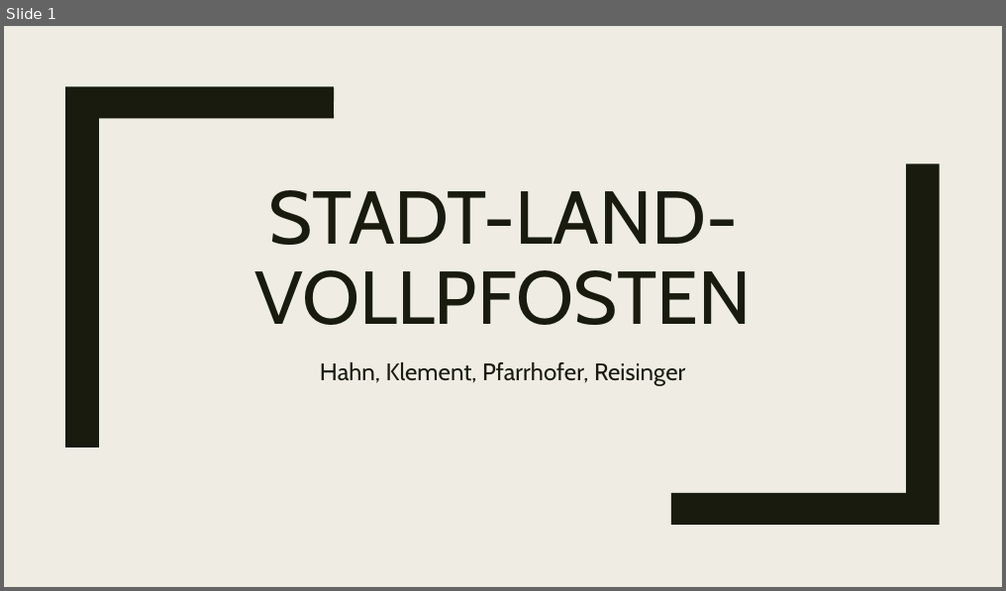
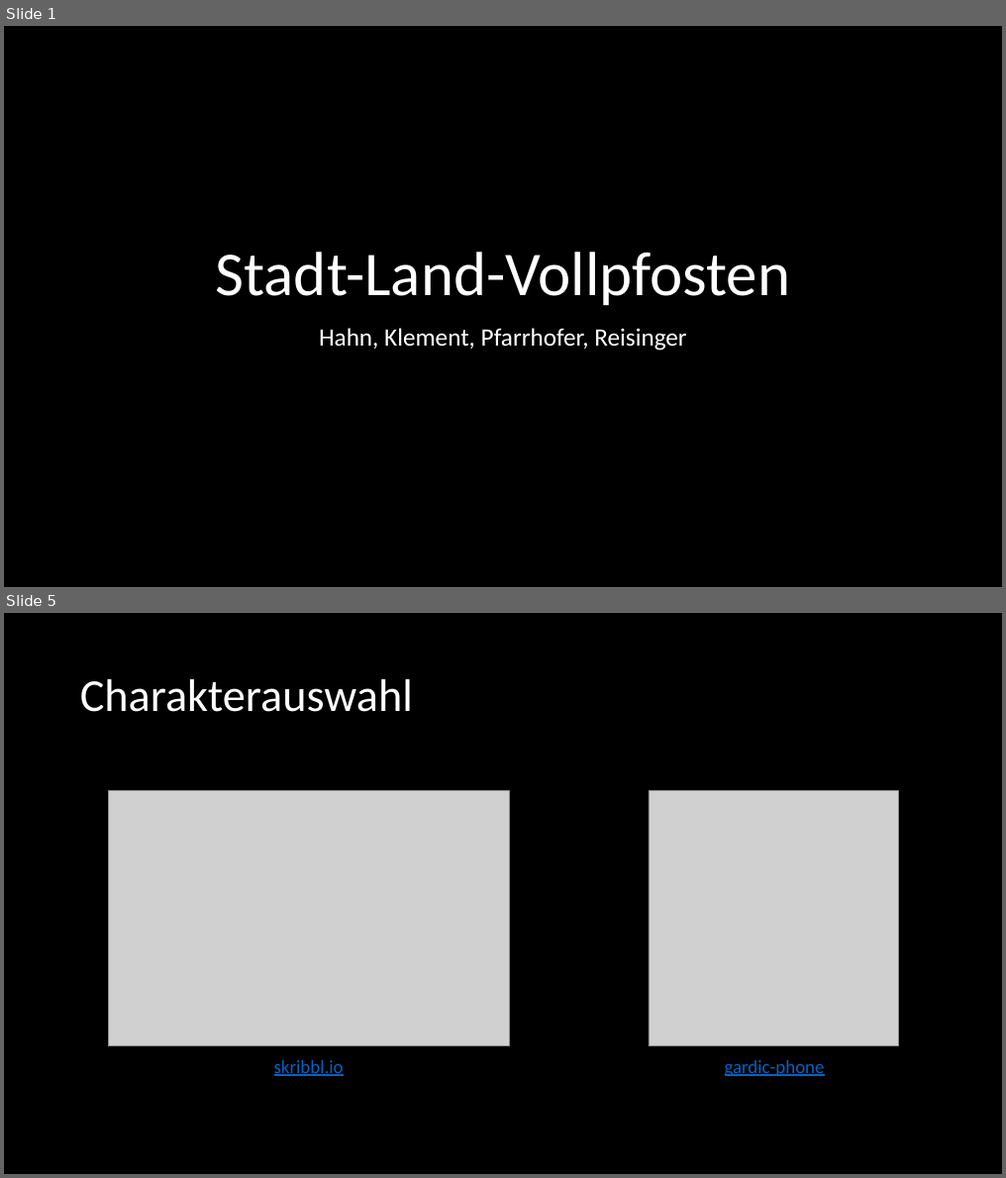
Before and after one commit to pfarrhoferphilip/Stadt-Land-Vollpfosten-Online, a slide deck: Dokumentation/Präsentation.pptx. Shown one above the other, each under a label of ours: slide 1 before the commit, slides 1 and 5 after it; the slides between them are not shown. The pictures are 1006x591 and 1006x1178 pixels, drawn with LibreOffice and Linux fonts; fonts in the diff are those of the drawing; grey boxes stand for pictures. Boxes give left, top, right and bottom in pixels: in the first picture for what was removed or moved away, otherwise in the second. Text is boxed around its words. In the diff, an @@ line names an element or a change of style, - is before the commit and + after.

```diff
--- a/Dokumentation/Präsentation.pptx
+++ b/Dokumentation/Präsentation.pptx
@@ slide 5 added at bbox=[4, 613, 1002, 1174], background #000000 @@
@@ title added at bbox=[80, 679, 413, 712], 44 pt, text #FFFFFF @@
+Charakterauswahl
@@ picture added at bbox=[108, 791, 509, 1048] @@
@@ picture added at bbox=[648, 791, 898, 1048] @@
@@ text added at bbox=[274, 1060, 344, 1076], 18 pt, text #0563C1, underline @@
+skribbl.io
@@ text added at bbox=[725, 1060, 825, 1076], 18 pt, text #0563C1, underline @@
+gardic-phone
@@ slide 1 changed as well @@
@@ background #EFEDE3 to #000000 @@
@@ freeform shape removed at bbox=[65, 86, 334, 448] @@
@@ freeform shape removed at bbox=[672, 164, 940, 525] @@
@@ title at bbox=[216, 252, 791, 305]: text changed; size 72 to 60 pt; font Cabin to Calibri; text colour #191B0E to #FFFFFF @@
-STADT-LAND-VOLLPFOSTEN
+Stadt-Land-Vollpfosten
@@ subtitle "Hahn, Klement, Pfarrhofer, Reisinger": place and size @@
-subtitle "Hahn, Klement, Pfarrhofer, Reisinger" at bbox=[320, 363, 685, 386]
+subtitle "Hahn, Klement, Pfarrhofer, Reisinger" at bbox=[319, 328, 686, 351]
@@ subtitle "Hahn, Klement, Pfarrhofer, Reisinger" at bbox=[319, 328, 686, 351]: size 23 to 24 pt, font Cabin to Calibri, text colour #191B0E to #FFFFFF; line spacing 1.12 to 0.9; more space between paragraphs @@
```
Also in this commit, not shown: 5 other slides changed, 2 other slides added, 1 slide removed, 2 other files.
